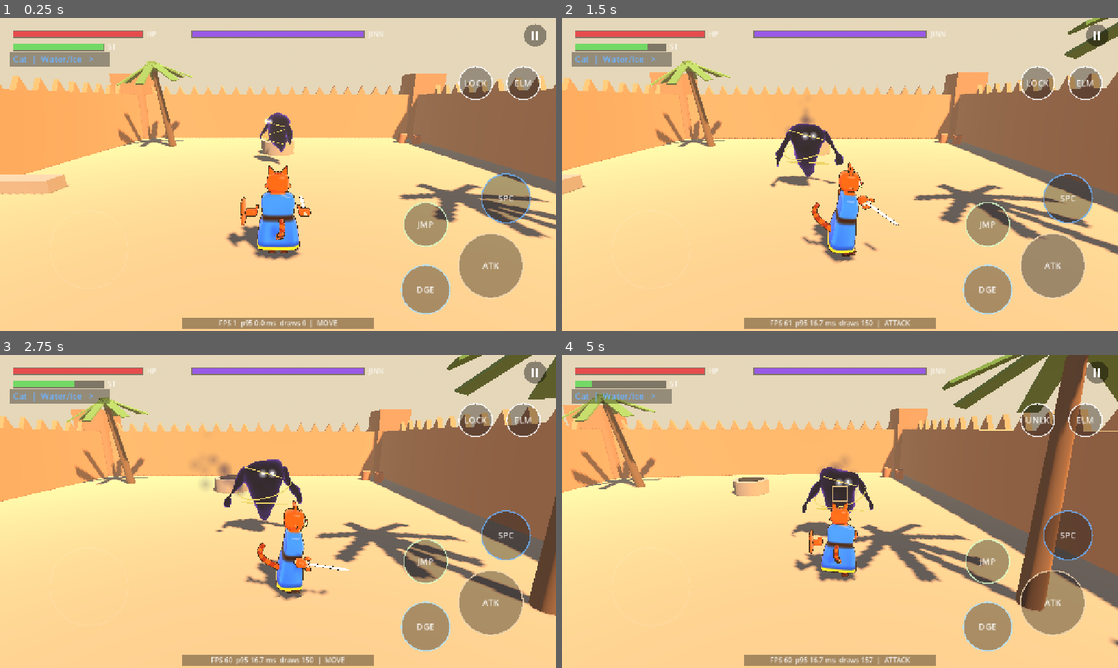
Above: before the commit, frames 1-4 (two rows, left to right).
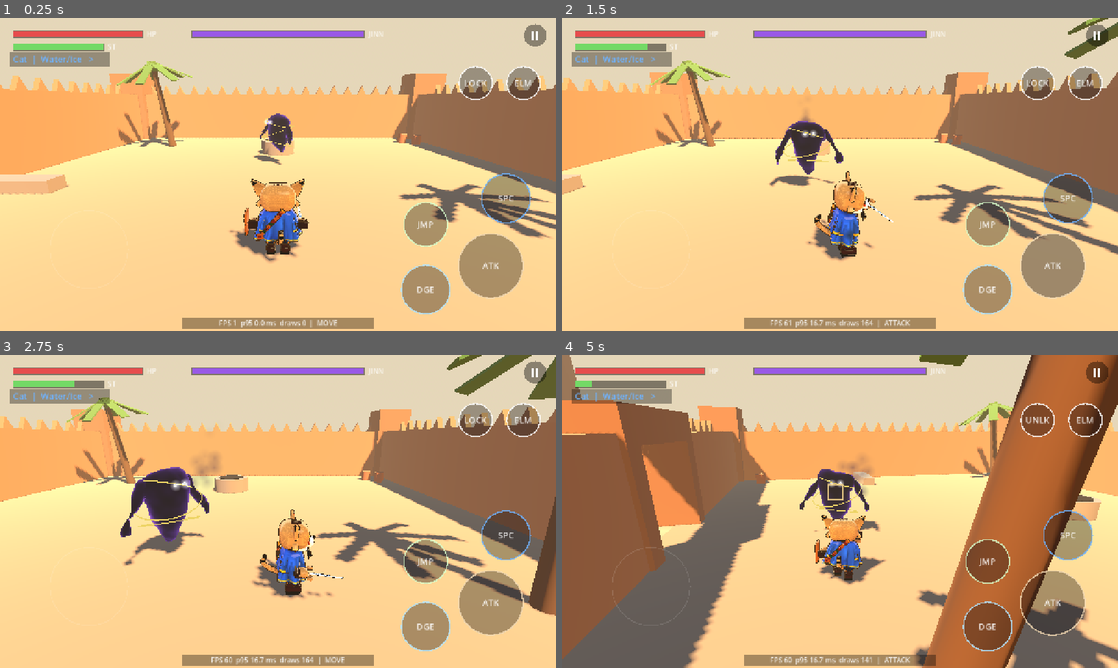
Above: after the commit, the same moments.

Repository: hafid753-rgb/desertgame
Game: Godot game, scene res://game/main.tscn
Same seed, same stepped clock (60 frames per second), same inputs: the game is played once before the commit and once after it.
Inputs (mouse positions are in pixels of both pictures, inside the frame that each line leads up to):
- Up to frame 1 (0.25 s): no input
- Up to frame 2 (1.5 s): tap Enter at 0.5 s; move the mouse to (962, 158) at 0.52 s; hold D (move_right) 0.53-1.25 s; tap F (act) at 0.6 s; click (962, 158) at 0.67 s; tap Space (jump) at 0.77 s; tap 1 (species) at 0.8 s; drag from (728, 190) to (812, 237) at 1.27 s
- Up to frame 3 (2.75 s): move the mouse to (333, 442) at 2.02 s; hold D (move_right) from 2.03 s (still down); tap F (act) at 2.1 s; tap 1 (species) at 2.3 s
- Up to frame 4 (5 s): release D (move_right) at 2.75 s; drag from (812, 574) to (673, 464) at 2.77 s; move the mouse to (1006, 558) at 3.52 s; hold A (move_left) 3.53-4.25 s; tap Q (cycle_target) at 3.6 s; tap Space (jump) at 3.77 s; tap 1 (species) at 3.8 s; drag from (673, 464) to (756, 433) at 4.27 s

The runs differ from the first frame. In frame 1, 2.7% of the frame differs, in the area x 40-56%, y 30-78%; in frame 2, 2.3%; in frame 3, 6.2%; in frame 4, 61%, in the area x 0-100%, y 0-100%.

Commit message:
v0.8: chibi sculpt pass, shell fur, Mauritanian species, daraa + hawli, takoba
- Proportions: big head (~1/3 height), stocky body, chunky boots under sarouel
  cuffs, mitten hands at the hips; limbs stay disconnected
- Species: Saharan sand cat, fennec, dabb (Uromastyx dispar)
- Daraa with pipe folds fanned from the shoulders, wavy thick hem, hanging
  sleeves, crisp V-neck and five-sided embroidered pocket
- Hawli neck wrap with knot and fringed tails; tagelmust turban
- Takoba with fullers, langets, wrapped grip, disc pommel; tooled scabbard
- Shell fur (fur_shell.gdshader) on cat/fennec heads, tails, paws; culled at 14 m
- Baked vertex AO + curvature; 3-band toon light, rim masked by light

Co-Authored-By: Claude Opus 5.5 <noreply@anthropic.com>
Claude-Session: https://claude.ai/code/session_01FJKj7YND72GBSTHM8TTJ61

Diff:
--- a/game/actors/player/creature_model.gd
+++ b/game/actors/player/creature_model.gd
@@ -14,10 +14,10 @@
 
 const ART_DIR := "res://game/art/characters/"
 # Adventurer proportions (~1.75 m), see tools/blender/build_characters.py.
-const HEAD_Y := 1.6
-const BODY_Y := 0.8
-const HAND := Vector3(0.56, 0.92, -0.05)
-const FOOT := Vector3(0.13, 0.07, 0.0)
+const HEAD_Y := 1.28
+const BODY_Y := 0.7312
+const HAND := Vector3(0.5, 0.66, -0.1)
+const FOOT := Vector3(0.15, 0.0, 0.0)
 const POSES: Array[String] = ["open", "fist", "grip", "thumbs_up", "peace"]
 
 var hand_r: Node3D
@@ -28,6 +28,11 @@
 var head: Node3D
 var tail: Node3D
 var sword: Node3D
+var scabbard: Node3D
+var hawli: Node3D
+var turban: Node3D
+## Diagonal across the back, hilt over the right shoulder.
+const BACK_SWORD := Transform3D(Basis(Vector3.FORWARD, 0.7) * Basis(Vector3.RIGHT, -PI / 2), Vector3(0.16, 0.44, 0.3))
 var element_glow: MeshInstance3D
 var daraa: Node3D
 var eyes: Node3D
@@ -66,7 +71,7 @@
 
 	body = _take(parts, "Body", Vector3(0, BODY_Y, 0))
 	head = _take(parts, "Head", Vector3(0, HEAD_Y, 0))
-	tail = _take(parts, "Tail", Vector3(0, 0.62, 0.22))
+	tail = _take(parts, "Tail", Vector3(0, 0.5, 0.24))
 	hand_r = _hand(parts, "HandR", HAND, _poses_r)
 	hand_l = _hand(parts, "HandL", Vector3(-HAND.x, HAND.y, HAND.z), _poses_l)
 	foot_r = _take(parts, "FootR", FOOT)
@@ -75,9 +80,12 @@
 	eyes = _attach_to_head(parts, "Eyes")
 	ear_r = _attach_to_head(parts, "EarR")
 	ear_l = _attach_to_head(parts, "EarL")
+	# Hawli / tagelmust: neck wrap and/or turban, worn per species.
+	hawli = _attach_to_head(parts, "Hawli")
+	turban = _attach_to_head(parts, "Turban")
 
 	daraa = Node3D.new()
-	daraa.position = Vector3(0, 1.3, 0.02)
+	daraa.position = Vector3(0, 0.9912, 0.02)
 	add_child(daraa)
 	_cloth_mat = CharacterArt.cloth_material()
 	for n in ["DaraaR", "DaraaL"]:
@@ -93,10 +101,19 @@
 		sword = gear["Sword"]
 		_sword_mat = CharacterArt.toon_material(Color(0.1, 0.08, 0.08), 0.006)
 		(sword as MeshInstance3D).material_override = _sword_mat
+	if gear.has("Scabbard"):
+		scabbard = gear["Scabbard"]
+		(scabbard as MeshInstance3D).material_override = _mat
+		body.add_child(scabbard)
+		scabbard.transform = BACK_SWORD
 	if gear.has("Shield"):
 		shield = gear["Shield"]
 		(shield as MeshInstance3D).material_override = _mat
 	set_armed(false, true)
+	_attach_fur(parts)
+	for k in parts:
+		if (parts[k] as Node).get_parent() == null:
+			(parts[k] as Node).queue_free()
 	for k in gear:
 		if (gear[k] as Node).get_parent() == null:
 			(gear[k] as Node).queue_free()
@@ -127,9 +144,8 @@
 			hand_r.add_child(sword)
 			sword.transform = Transform3D(Basis(), Vector3(0, 0.0, -0.04))
 		else:
-			# Diagonal across the back, hilt over the right shoulder.
 			body.add_child(sword)
-			sword.transform = Transform3D(Basis(Vector3.FORWARD, 0.7) * Basis(Vector3.RIGHT, -PI / 2), Vector3(0.12, 0.42, 0.24))
+			sword.transform = BACK_SWORD
 	if shield:
 		if shield.get_parent():
 			shield.get_parent().remove_child(shield)
@@ -138,7 +154,7 @@
 			shield.transform = Transform3D(Basis(), Vector3(-0.17, 0, -0.04))
 		else:
 			body.add_child(shield)
-			shield.transform = Transform3D(Basis(Vector3.UP, PI / 2), Vector3(0, 0.2, 0.25))
+			shield.transform = Transform3D(Basis(Vector3.UP, PI / 2), Vector3(0, 0.2, 0.36))
 
 
 ## Play a hand emote for `seconds` (thumbs_up, peace).
@@ -341,6 +357,33 @@
 	return pivot
 
 
+## Shell fur meshes ("<Part>_fur") ride on their base part, so they follow
+## hand poses, blinks and ear twitches. Culled beyond FUR_RANGE metres.
+const FUR_RANGE := 14.0
+var fur_meshes: Array[MeshInstance3D] = []
+
+
+func _attach_fur(parts: Dictionary) -> void:
+	var mat := CharacterArt.fur_material(_species_key)
+	if mat == null:
+		return
+	for k in parts:
+		var key := str(k)
+		if not key.ends_with("_fur"):
+			continue
+		var base: Node3D = parts.get(key.trim_suffix("_fur"))
+		if base == null or base.get_parent() == null:
+			continue
+		var fur: MeshInstance3D = parts[k]
+		fur.material_override = mat
+		fur.cast_shadow = GeometryInstance3D.SHADOW_CASTING_SETTING_OFF
+		fur.visibility_range_end = FUR_RANGE
+		fur.visibility_range_end_margin = 2.0
+		fur.transform = Transform3D.IDENTITY
+		base.add_child(fur)
+		fur_meshes.append(fur)
+
+
 func _attach_to_head(parts: Dictionary, name: String) -> Node3D:
 	var mi: MeshInstance3D = parts.get(name)
 	if mi == null:
--- a/game/art/character_art.gd
+++ b/game/art/character_art.gd
@@ -6,6 +6,26 @@
 const TOON := preload("res://game/shaders/toon.gdshader")
 const TOON_DOUBLE := preload("res://game/shaders/toon_double.gdshader")
 const OUTLINE := preload("res://game/shaders/outline.gdshader")
+const FUR := preload("res://game/shaders/fur_shell.gdshader")
+## Per-species fur look: [length, density, thickness, droop].
+const FUR_STYLE := {
+	"cat": [0.028, 70.0, 0.9, 0.3],
+	"fennec": [0.034, 64.0, 0.9, 0.45],
+}
+
+
+## Shell fur material for a species, or null for scaly ones.
+static func fur_material(species: String) -> ShaderMaterial:
+	if not FUR_STYLE.has(species):
+		return null
+	var st: Array = FUR_STYLE[species]
+	var m := ShaderMaterial.new()
+	m.shader = FUR
+	m.set_shader_parameter("fur_length", st[0])
+	m.set_shader_parameter("density", st[1])
+	m.set_shader_parameter("thickness", st[2])
+	m.set_shader_parameter("droop", st[3])
+	return m
 
 
 ## Thin cloth: both faces lit correctly, no outline hull.
--- /dev/null
+++ b/game/shaders/fur_shell.gdshader
@@ -0,0 +1,63 @@
+// Stylized shell fur for Hafid's furry species (sand cat, fennec).
+// Each shell is a copy of the base mesh; UV2.x = shell height (0..1],
+// UV2.y = local fur length multiplier (short on the face, long on tails).
+// Strands are 3D-hashed cones in object space, clumped by low-frequency
+// noise, darkened at the root and toon-lit like the rest of the character.
+shader_type spatial;
+render_mode cull_back, depth_draw_opaque;
+#include "res://game/shaders/toon_common_light.gdshaderinc"
+
+uniform float fur_length = 0.035;
+uniform float density = 90.0;
+uniform float thickness : hint_range(0.1, 1.0) = 0.75;
+uniform float droop = 0.35;
+uniform float wind = 0.12;
+uniform vec4 tint : source_color = vec4(1.0);
+
+varying vec3 base_pos;
+varying float shell_h;
+
+float hash13(vec3 p) {
+	p = fract(p * 0.1031);
+	p += dot(p, p.zyx + 31.32);
+	return fract((p.x + p.y) * p.z);
+}
+
+float value3(vec3 p) {
+	vec3 i = floor(p);
+	vec3 f = fract(p);
+	f = f * f * (3.0 - 2.0 * f);
+	float a = mix(mix(hash13(i), hash13(i + vec3(1, 0, 0)), f.x), mix(hash13(i + vec3(0, 1, 0)), hash13(i + vec3(1, 1, 0)), f.x), f.y);
+	float b = mix(mix(hash13(i + vec3(0, 0, 1)), hash13(i + vec3(1, 0, 1)), f.x), mix(hash13(i + vec3(0, 1, 1)), hash13(i + vec3(1, 1, 1)), f.x), f.y);
+	return mix(a, b, f.z);
+}
+
+void vertex() {
+	base_pos = VERTEX;
+	shell_h = UV2.x;
+	float len = fur_length * UV2.y;
+	vec3 down = (inverse(MODEL_MATRIX) * vec4(0.0, -1.0, 0.0, 0.0)).xyz;
+	float sway = sin(TIME * 2.3 + VERTEX.x * 9.0 + VERTEX.y * 7.0) * wind;
+	VERTEX += NORMAL * len * shell_h + (down * droop + vec3(sway, 0.0, sway * 0.5)) * len * shell_h * shell_h;
+}
+
+void fragment() {
+	vec3 p = base_pos * density;
+	vec3 cell = floor(p);
+	vec3 local = fract(p) - 0.5 - (vec3(hash13(cell), hash13(cell + 7.1), hash13(cell + 3.7)) - 0.5) * 0.3;
+	float clump = value3(base_pos * density * 0.18);
+	float strand_len = mix(0.45, 1.0, hash13(cell + 11.0)) * mix(0.6, 1.15, clump);
+	float h = shell_h / max(strand_len, 0.001);
+	if (h > 1.0 || length(local) > thickness * pow(1.0 - h, 0.7) * 0.9) {
+		discard;
+	}
+	vec3 c = COLOR.rgb;
+	if (!vertex_color_linear) {
+		c = pow(c, vec3(2.2));
+	}
+	float root = mix(0.84, 1.06, shell_h);
+	ALBEDO = c * tint.rgb * root * mix(0.62, 1.0, COLOR.a);
+	ROUGHNESS = 1.0;
+	SPECULAR = 0.0;
+	EMISSION = flash_color.rgb * flash;
+}
--- a/tests/combat_test.gd
+++ b/tests/combat_test.gd
@@ -423,6 +423,13 @@
 	player.last_combat_time = -100.0
 	await _frames(10)
 	var m := player.model
+	_check("character wears a hawli or turban", m.hawli != null or m.turban != null, "")
+	_check("takoba scabbard worn on the back", m.scabbard != null and m.scabbard.get_parent() == m.body, "")
+	var furry := m._species_key in ["cat", "fennec"]
+	_check("fur shells match species (furry=%s)" % furry, (m.fur_meshes.size() > 0) == furry, str(m.fur_meshes.size()))
+	if furry:
+		var f: MeshInstance3D = m.fur_meshes[0]
+		_check("fur is culled at distance", f.visibility_range_end > 0.0 and f.cast_shadow == GeometryInstance3D.SHADOW_CASTING_SETTING_OFF, "")
 	_check("idle, no enemy near: sword on the back", not m.armed, "")
 	_check("idle: open hands", m.hand_pose_r == "open" and m.hand_pose_l == "open", m.hand_pose_r)
 	GameInput.touch_move = Vector2(0, -1)
Not shown, changed: export_presets.cfg
Binary file changed: game/art/characters/cat.glb
Binary file changed: game/art/characters/equipment.glb
Binary file changed: game/art/characters/fennec.glb
Binary file changed: game/art/characters/jinn.glb
Binary file changed: game/art/characters/lizard.glb
Not shown, added: game/shaders/fur_shell.gdshader.uid
Not shown, changed: game/shaders/toon_common.gdshaderinc
Not shown, added: game/shaders/toon_common_light.gdshaderinc
Not shown, added: game/shaders/toon_common_light.gdshaderinc.uid
